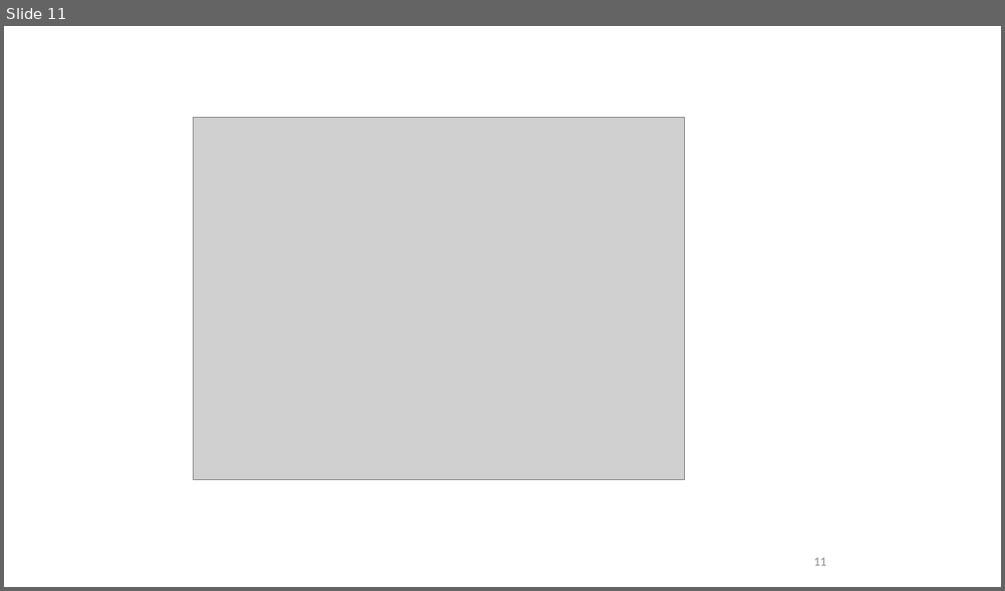
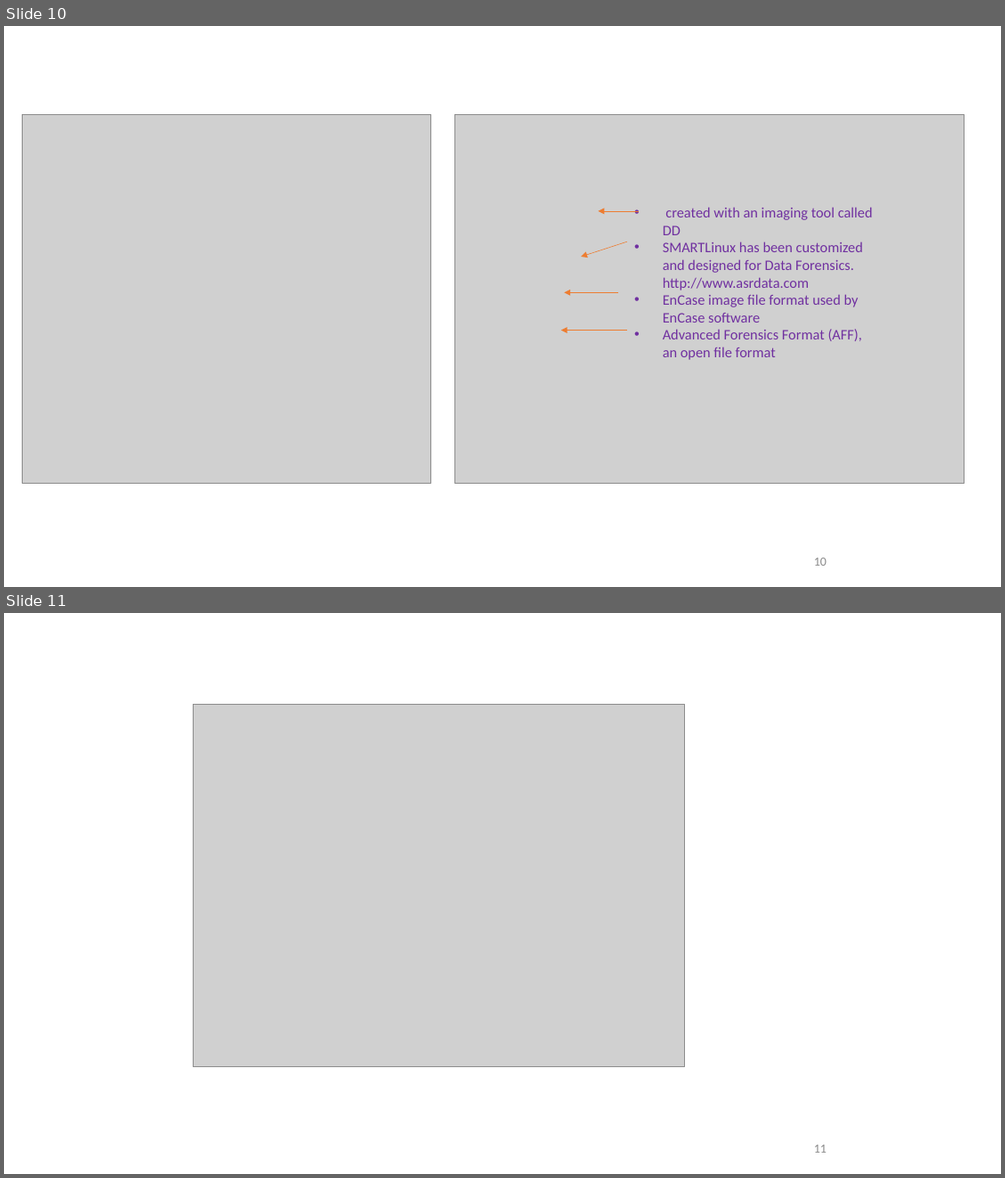
Before and after one commit to frankwxu/digital-forensics-lab, a slide deck: Basic_Computer_Skills_for_Forensics/7_USB_Image_Acquisition.pptx. Shown one above the other, each under a label of ours: slide 11 before the commit, slides 10 and 11 after it. The pictures are 1005x591 and 1005x1178 pixels, drawn with LibreOffice and Linux fonts; fonts in the diff are those of the drawing; grey boxes stand for pictures; background and template pictures are left out. Boxes give left, top, right and bottom in pixels: in the first picture for what was removed or moved away, otherwise in the second. Text is boxed around its words. In the diff, an @@ line names an element or a change of style, - is before the commit and + after.

```diff
--- a/Basic_Computer_Skills_for_Forensics/7_USB_Image_Acquisition.pptx
+++ b/Basic_Computer_Skills_for_Forensics/7_USB_Image_Acquisition.pptx
@@ slide 10 added at [4, 26, 1001, 587], background #FFFFFF @@
@@ picture added at [22, 114, 431, 483] @@
@@ picture added at [455, 114, 964, 483] @@
@@ arrow added from (639, 211) to (599, 211), #ED7D31 0.5 pt @@
@@ text added at [663, 207, 873, 360], 14 pt, text #7030A0 @@
+• created with an imaging tool called DD
+• SMARTLinux has been customized and designed for Data Forensics. http://www.asrdata.com
+• EnCase image file format used by EnCase software
+• Advanced Forensics Format (AFF), an open file format
@@ arrow added from (627, 241) to (582, 257), #ED7D31 0.5 pt @@
@@ arrow added from (619, 292) to (564, 292), #ED7D31 0.5 pt @@
@@ arrow added from (627, 330) to (561, 330), #ED7D31 0.5 pt @@
@@ page number added at [814, 557, 826, 565], 12 pt, text #8C8C8C @@
+10
```
Also in this commit, not shown: 5 slides changed, 3 other slides added, 2 slides removed, 8 other files.
